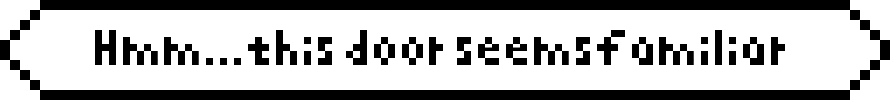
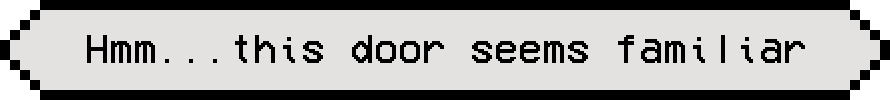
The second w=890, h=100 image is a revision of the first. Changes to its layers:
painted on "Vector Smart Object" over box(10, 10, 880, 90)
